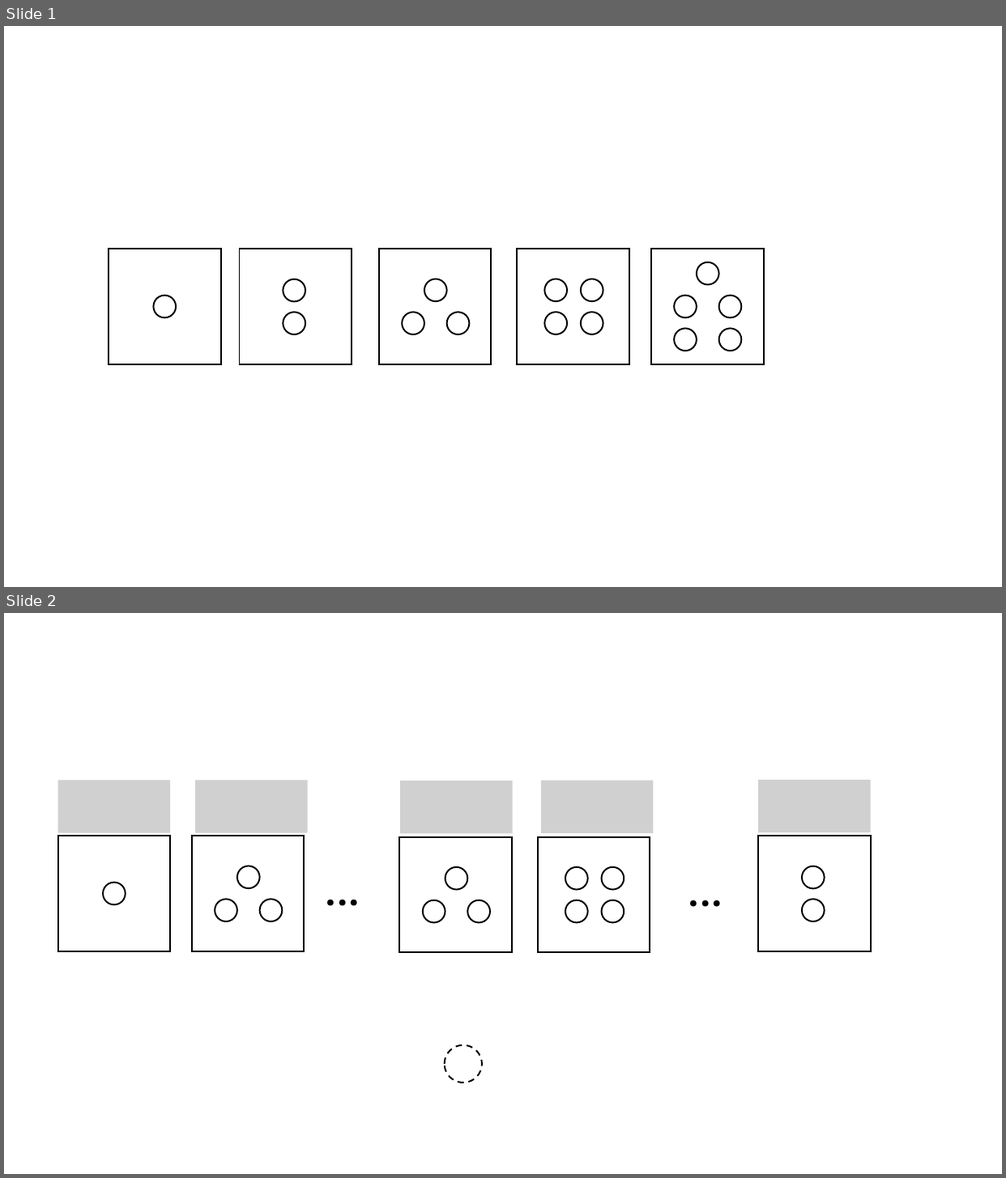
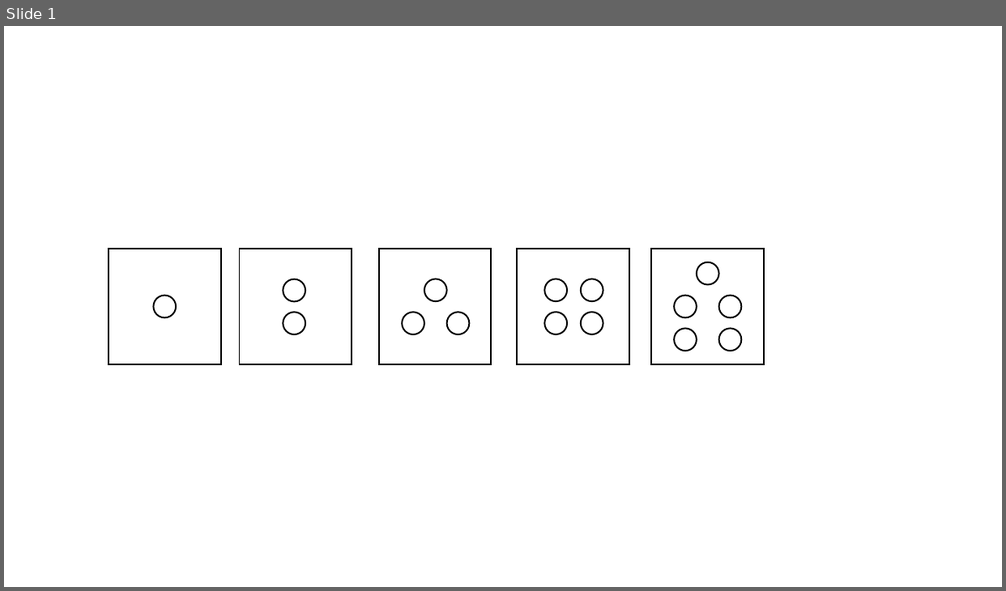
Before and after one commit to lorae/household-size, a slide deck: images-for-proof.pptx. Shown one above the other, each under a label of ours: slides 1 and 2 before the commit, slide 1 after it. The pictures are 1006x1178 and 1006x591 pixels, drawn with LibreOffice and Linux fonts; fonts in the diff are those of the drawing; grey boxes stand for pictures. Boxes give left, top, right and bottom in pixels: in the first picture for what was removed or moved away, otherwise in the second. Text is boxed around its words. In the diff, an @@ line names an element or a change of style, - is before the commit and + after.

```diff
--- a/images-for-proof.pptx
+++ b/images-for-proof.pptx
@@ slide 2 removed at <box>4,613,1002,1174</box>, background #FFFFFF @@
@@ picture removed at <box>58,780,170,833</box> @@
@@ picture removed at <box>195,780,307,833</box> @@
@@ picture removed at <box>400,781,513,834</box> @@
@@ picture removed at <box>541,781,653,834</box> @@
@@ picture removed at <box>759,780,871,833</box> @@
@@ rectangle removed at <box>58,836,170,952</box> @@
@@ rectangle removed at <box>192,836,305,952</box> @@
@@ text removed at <box>305,845,381,922</box> @@
-…
@@ rectangle removed at <box>399,837,512,952</box> @@
@@ rectangle removed at <box>538,837,650,952</box> @@
@@ text removed at <box>668,847,744,923</box> @@
-…
@@ rectangle removed at <box>759,836,871,952</box> @@
@@ ellipse removed at <box>237,866,260,888</box> @@
@@ ellipse removed at <box>445,867,467,890</box> @@
@@ ellipse removed at <box>565,867,588,890</box> @@
@@ ellipse removed at <box>602,867,624,890</box> @@
@@ ellipse removed at <box>802,866,825,888</box> @@
@@ ellipse removed at <box>103,883,126,905</box> @@
@@ ellipse removed at <box>215,899,237,922</box> @@
@@ ellipse removed at <box>260,899,283,922</box> @@
@@ ellipse removed at <box>423,901,445,923</box> @@
@@ ellipse removed at <box>467,901,490,923</box> @@
@@ ellipse removed at <box>565,901,588,923</box> @@
@@ ellipse removed at <box>602,901,624,923</box> @@
@@ ellipse removed at <box>802,899,825,922</box> @@
@@ ellipse removed at <box>444,1046,482,1083</box> @@
```
Also in this commit, not shown: 1 slide added, 3 other files.
